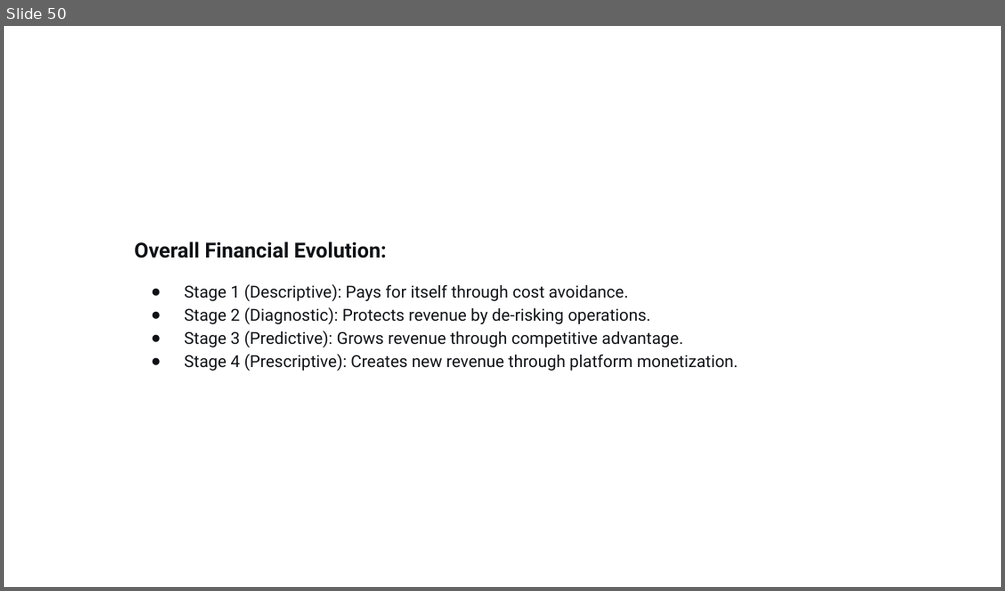
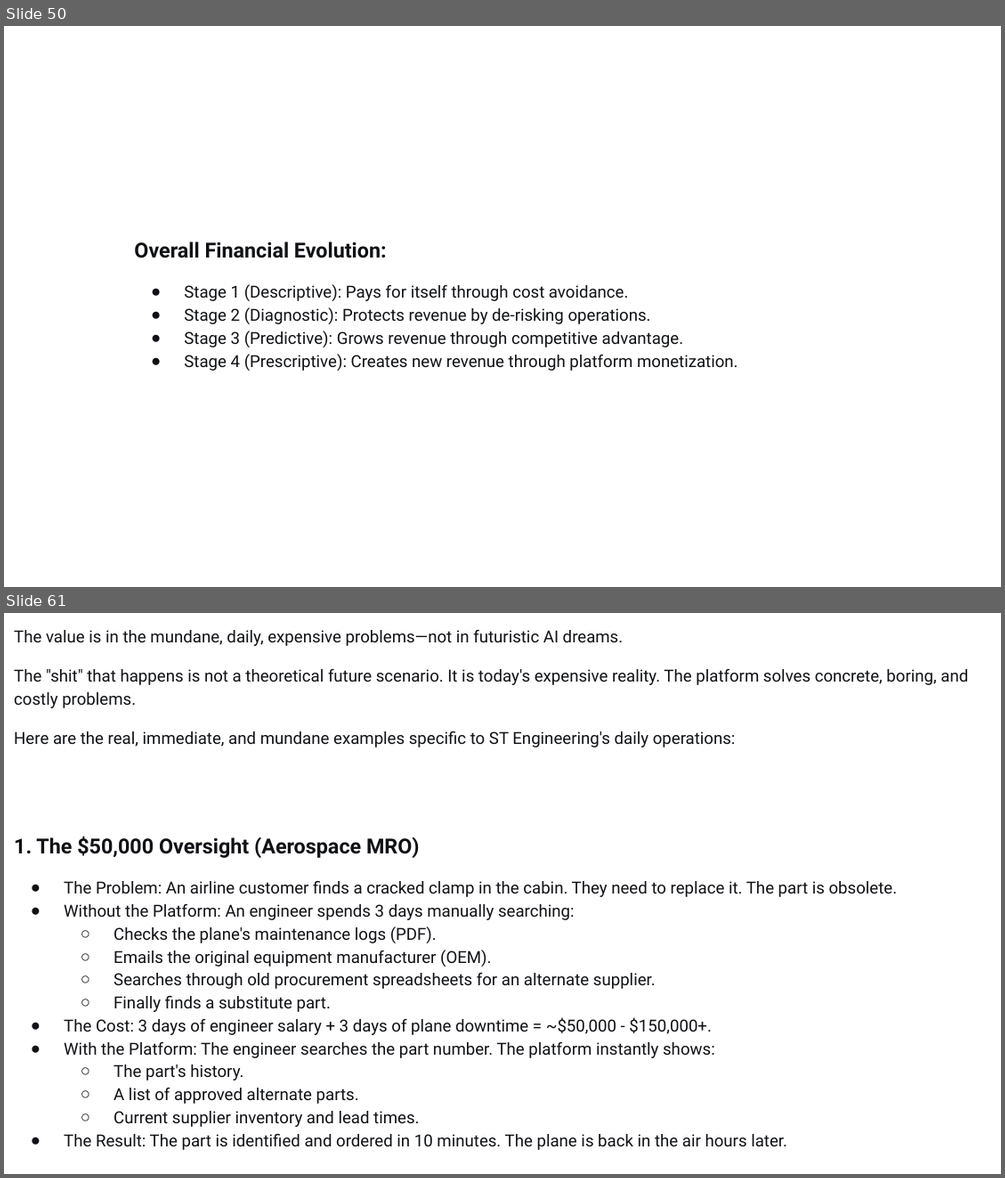
Before and after one commit to victoryapcheeann/random, a slide deck: Presentation.pptx. Shown one above the other, each under a label of ours: slide 50 before the commit, slides 50 and 61 after it; the slides between them are not shown. The pictures are 1005x591 and 1005x1178 pixels, drawn with LibreOffice and Linux fonts; fonts in the diff are those of the drawing. Boxes give left, top, right and bottom in pixels: in the first picture for what was removed or moved away, otherwise in the second. Text is boxed around its words. In the diff, an @@ line names an element or a change of style, - is before the commit and + after.

```diff
--- a/Presentation.pptx
+++ b/Presentation.pptx
@@ slide 61 added at bbox=[4, 613, 1001, 1174], background #FFFFFF @@
@@ text added at bbox=[14, 630, 968, 1150], 12 pt, text #0F1115 @@
+The value is in the mundane, daily, expensive problems—not in futuristic AI dreams.
+The "shit" that happens is not a theoretical future scenario. It is today's expensive reality. The platform solves concrete, boring, and costly problems.
+Here are the real, immediate, and mundane examples specific to ST Engineering's daily operations:
+1. The $50,000 Oversight (Aerospace MRO)
+● The Problem: An airline customer finds a cracked clamp in the cabin. They need to replace it. The part is obsolete.
+● Without the Platform: An engineer spends 3 days manually searching:
+  ○ Checks the plane's maintenance logs (PDF).
+  ○ Emails the original equipment manufacturer (OEM).
+  ○ Searches through old procurement spreadsheets for an alternate supplier.
+  ○ Finally finds a substitute part.
+● The Cost: 3 days of engineer salary + 3 days of plane downtime = ~$50,000 - $150,000+.
+● With the Platform: The engineer searches the part number. The platform instantly shows:
+  ○ The part's history.
+  ○ A list of approved alternate parts.
+  ○ Current supplier inventory and lead times.
+● The Result: The part is identified and ordered in 10 minutes. The plane is back in the air hours later.
```
Also in this commit, not shown: 24 other slides added, 4 slides removed.
